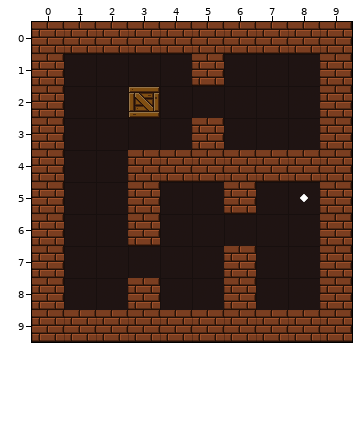
Tiled map (JSON), stored at src/assets/tilemaps/level1.json. The picture above was drawn from the file before the commit.
Cells are 32x32 px. Shown: x 0..9, y 0..9.
Now the later version:
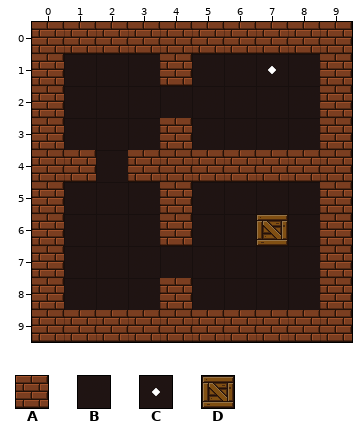
Key: from "sokoban_tileset": A 0, B 1, C 2, D 3.
_ is an empty cell.
Message: Added player spawnpoint
Difference:
{"where": "layer \"Below Player\""}
{"y":1,"x":7,"old":"B","new":"C"}
{"where": "layer \"World\""}
{"y":1,"x":4,"old":"_A","new":"A_"}
{"y":2,"x":3,"old":"D","new":"_"}
{"y":3,"x":4,"old":"_A","new":"A_"}
{"y":4,"x":1,"old":"_","new":"A"}
{"y":5,"x":3,"old":"A_","new":"_A"}
{"y":5,"x":6,"old":"A","new":"_"}
{"y":5,"x":8,"old":"C","new":"_"}
{"y":6,"x":3,"old":"A_","new":"_A"}
{"y":6,"x":7,"old":"_","new":"D"}
{"y":7,"x":6,"old":"A","new":"_"}
{"y":8,"x":3,"old":"A_","new":"_A"}
{"y":8,"x":6,"old":"A","new":"_"}
{"label":"changed","picture_box":[128,54,224,150]}
{"label":"changed","picture_box":[268,66,276,74]}
{"label":"added","picture_box":[64,150,96,182]}
{"label":"changed","picture_box":[128,182,192,246]}
{"label":"changed","picture_box":[224,182,308,310]}
{"label":"changed","picture_box":[128,278,192,310]}
